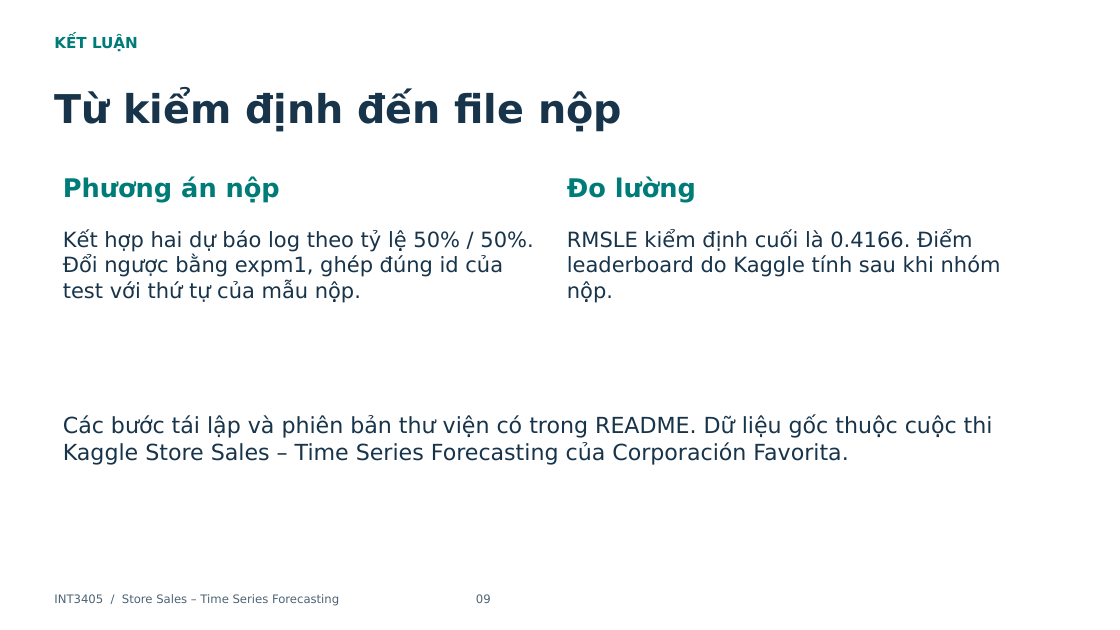
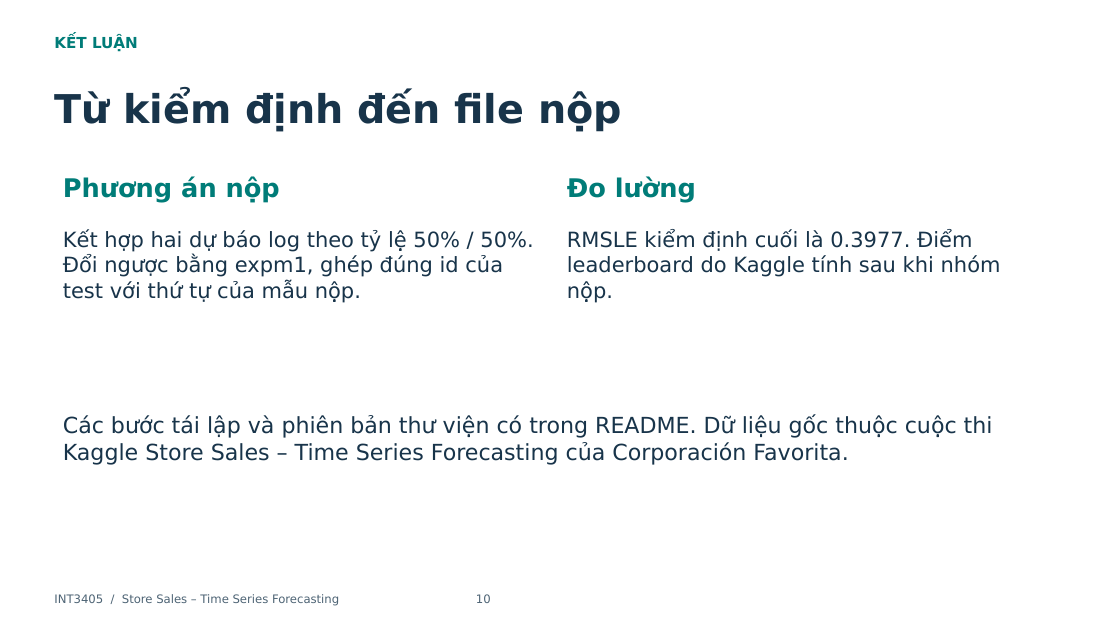
Before and after one commit to nchh06/ML_store_sales, a slide deck: slide 10 of report.pptx (slide 9 before the commit). Drawn at 1120x630 pixels with LibreOffice and Linux fonts; fonts in the diff are those of the drawing. Boxes give left, top, right and bottom in pixels: in the first picture for what was removed or moved away, otherwise in the second. Text is boxed around its words. In the diff, an @@ line names an element or a change of style, - is before the commit and + after.

```diff
--- a/report.pptx
+++ b/report.pptx
@@ text at [567, 230, 1001, 303]: text changed @@
-RMSLE kiểm định cuối là 0.4166. Điểm leaderboard do Kaggle tính sau khi nhóm nộp.
+RMSLE kiểm định cuối là 0.3977. Điểm leaderboard do Kaggle tính sau khi nhóm nộp.
@@ text at [54, 594, 491, 606]: text changed @@
-INT3405 / Store Sales – Time Series Forecasting 09
+INT3405 / Store Sales – Time Series Forecasting 10
```
Also in this commit, not shown: 6 other slides changed, 1 slide added, 7 other files.
